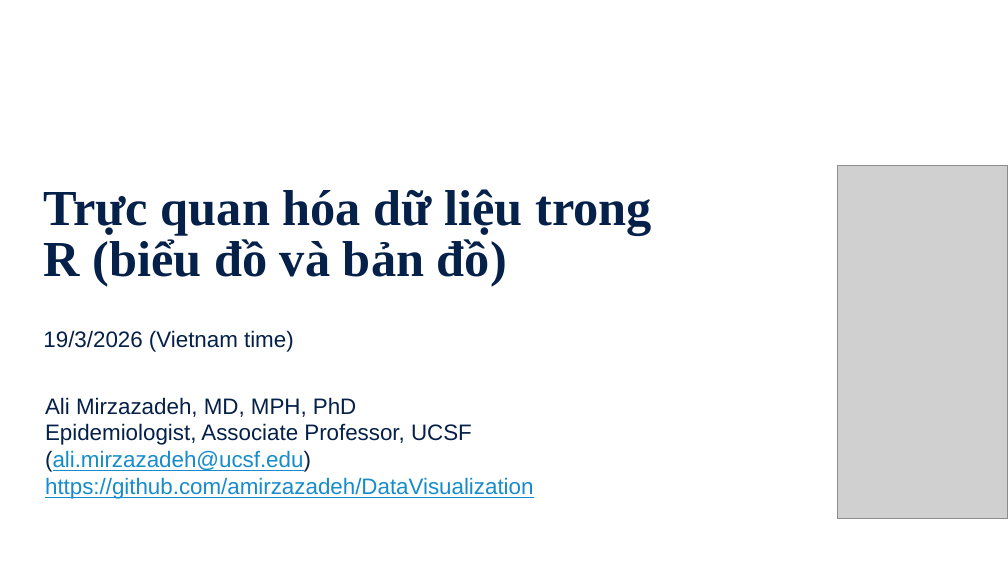
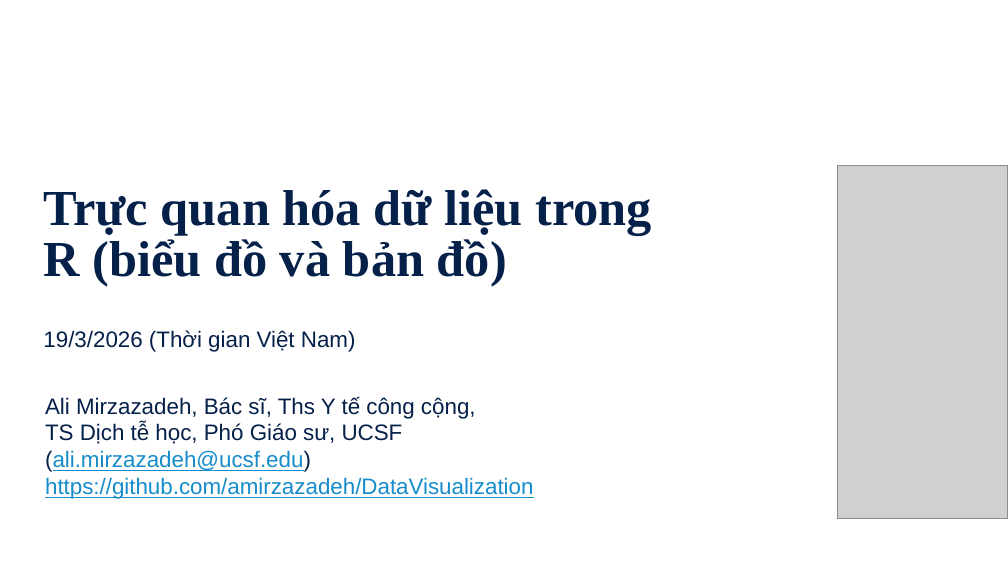
Before and after one commit to amirzazadeh/DataVisualization, a slide deck: slide 1 of Slides_Viet_Data_Visualization_in_R_Ali_Mirzazadeh.pptx. Drawn at 1008x567 pixels with LibreOffice and Linux fonts; fonts in the diff are those of the drawing; grey boxes stand for pictures; background and template pictures are left out. Boxes give left, top, right and bottom in pixels: in the first picture for what was removed or moved away, otherwise in the second. Text is boxed around its words. In the diff, an @@ line names an element or a change of style, - is before the commit and + after.

```diff
--- a/Slides_Viet_Data_Visualization_in_R_Ali_Mirzazadeh.pptx
+++ b/Slides_Viet_Data_Visualization_in_R_Ali_Mirzazadeh.pptx
@@ text at bbox=[43, 330, 356, 352]: text changed @@
-19/3/2026 (Vietnam time)
+19/3/2026 (Thời gian Việt Nam)
@@ text at bbox=[45, 396, 476, 444]: text changed @@
-Ali Mirzazadeh, MD, MPH, PhD
-Epidemiologist, Associate Professor, UCSF
+Ali Mirzazadeh, Bác sĩ, Ths Y tế công cộng,
+TS Dịch tễ học, Phó Giáo sư, UCSF
```
Also in this commit, not shown: 30 other slides changed, 1 other file.
